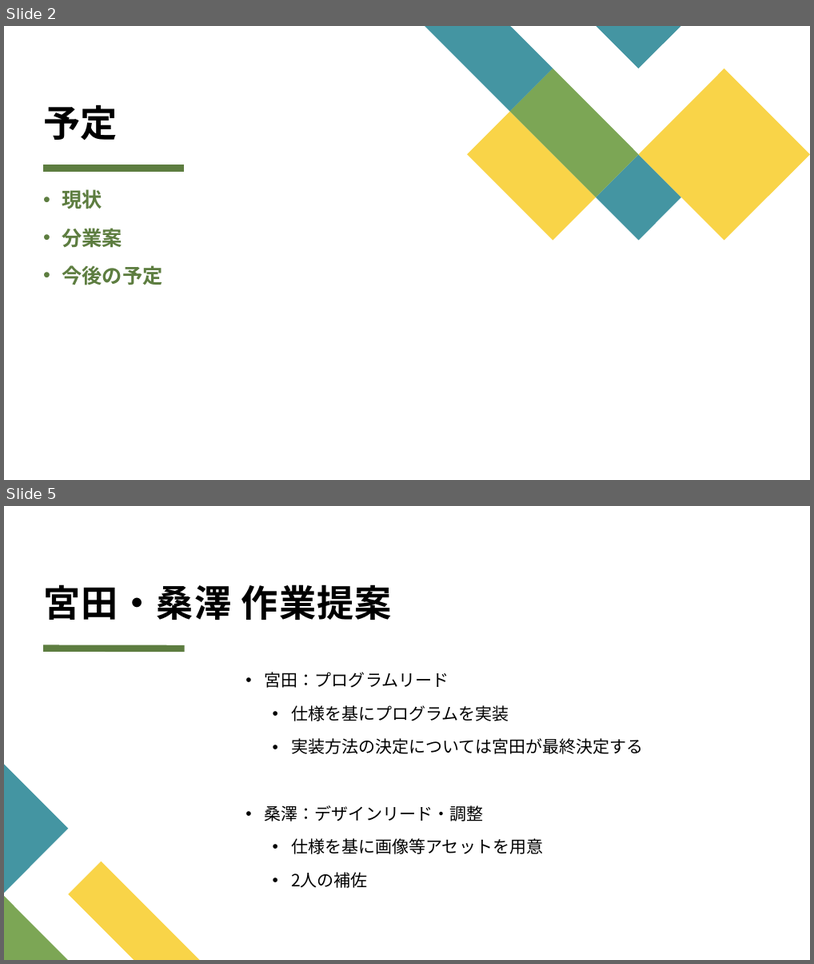
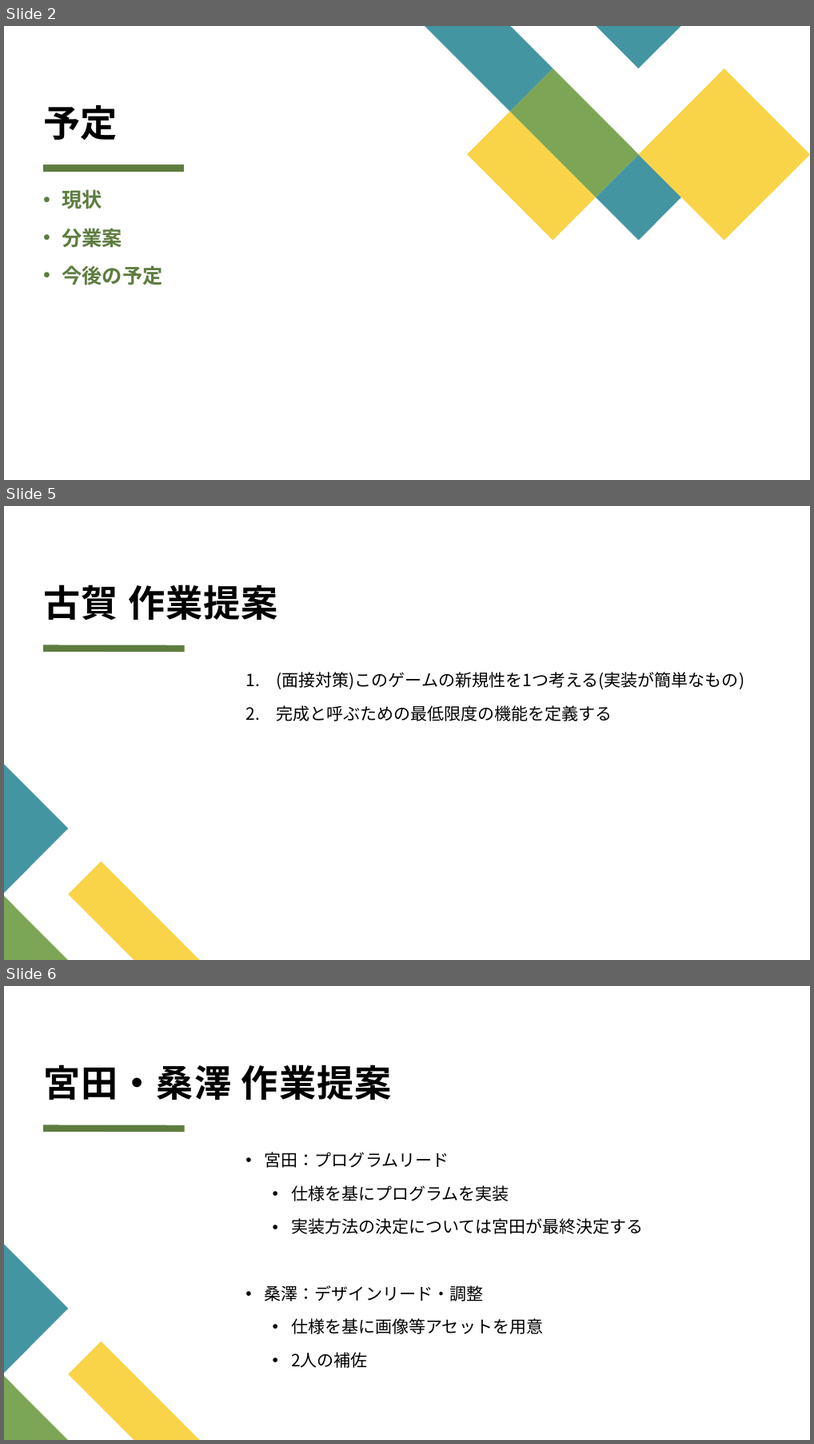
Before and after one commit to gcassette/game, a slide deck: カルシウム王子の冒険 予定+仕様書.pptx. Shown one above the other, each under a label of ours: slides 2 and 5 before the commit, slides 2, 5 and 6 after it; the slides between them are not shown. The pictures are 814x964 and 814x1444 pixels, drawn with LibreOffice and Linux fonts; fonts in the diff are those of the drawing. Boxes give left, top, right and bottom in pixels: in the first picture for what was removed or moved away, otherwise in the second. Text is boxed around its words. In the diff, an @@ line names an element or a change of style, - is before the commit and + after.

```diff
--- a/カルシウム王子の冒険 予定+仕様書.pptx
+++ b/カルシウム王子の冒険 予定+仕様書.pptx
@@ slide 5 added at <box>4,506,810,960</box>, background #FFFFFF; not listed: 4 template elements that a slide beside it also shows @@
@@ title added at <box>43,584,278,620</box>, 44 pt, text #000000, bold @@
+古賀 作業提案
@@ text added at <box>276,672,745,721</box>, 20 pt, text #000000 @@
+1. (面接対策)このゲームの新規性を1つ考える(実装が簡単なもの)
+2. 完成と呼ぶための最低限度の機能を定義する
@@ what was slide 5 is now slide 6 @@
```
Also in this commit, not shown: 3 slides changed, 13 other files.
